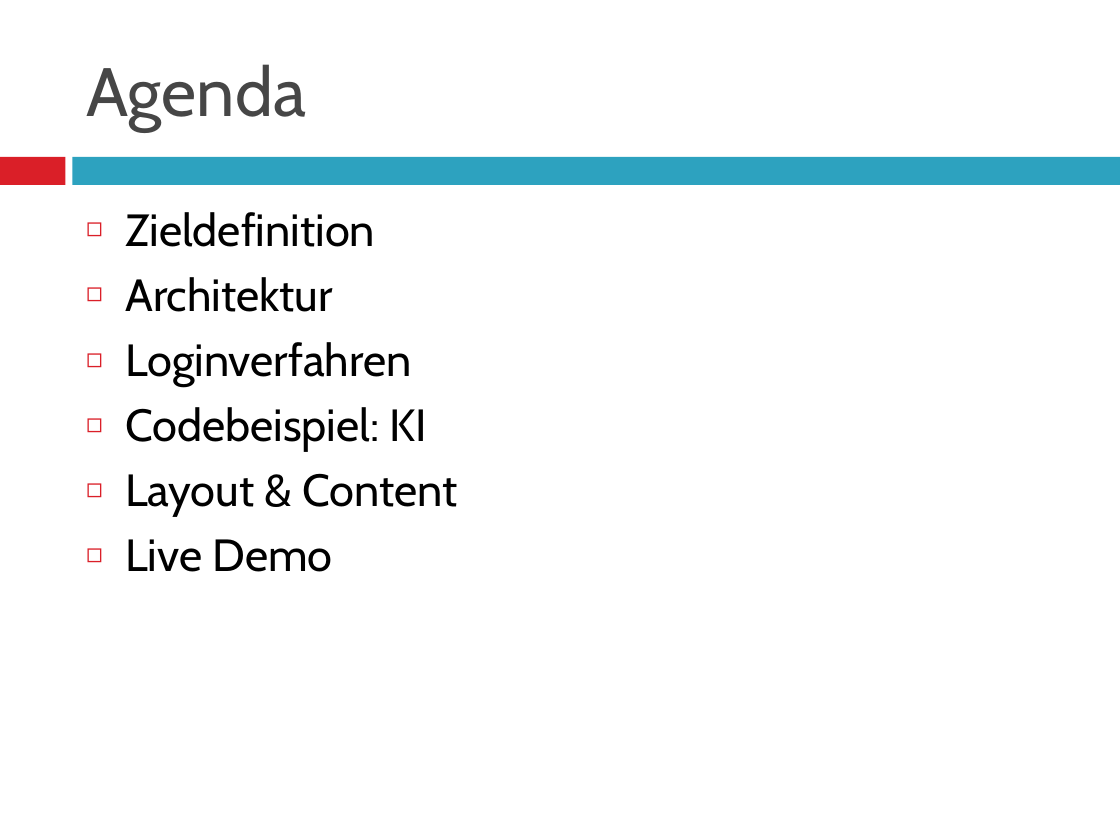
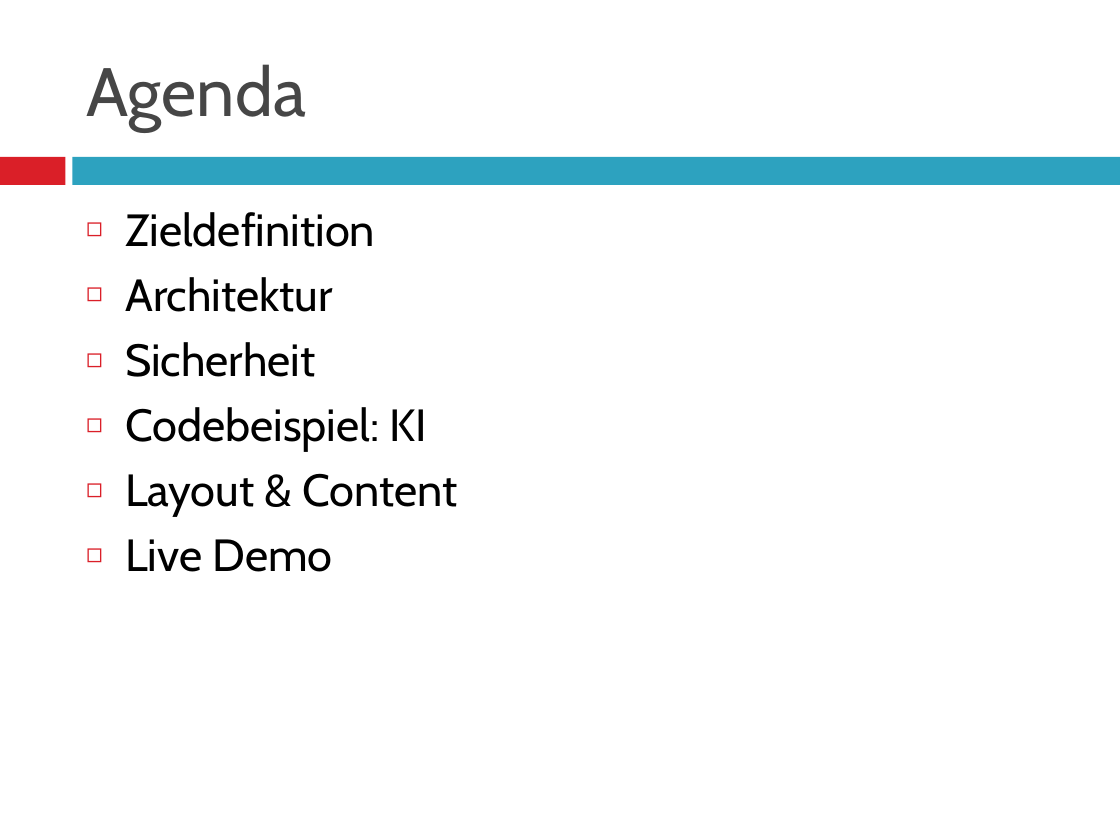
Before and after one commit to Gemba69/SchiffeVersenken, a slide deck: slide 2 of Organisation/Präsentation.pptx. Drawn at 1120x840 pixels with LibreOffice and Linux fonts; fonts in the diff are those of the drawing. Boxes give left, top, right and bottom in pixels: in the first picture for what was removed or moved away, otherwise in the second. Text is boxed around its words. In the diff, an @@ line names an element or a change of style, - is before the commit and + after.

```diff
--- a/Organisation/Präsentation.pptx
+++ b/Organisation/Präsentation.pptx
@@ text at (x1=125, y1=342, x2=315, y2=377): text changed @@
-◻ Loginverfahren
+◻ Sicherheit
```
Also in this commit, not shown: 1 slide added, 1 slide removed.
